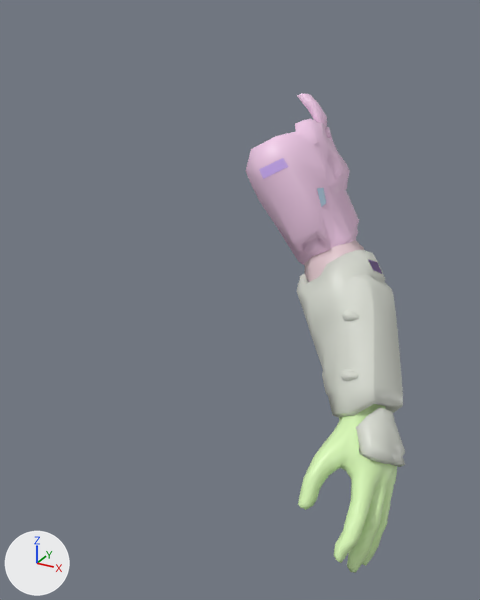
Renders of the FBX model models/spartans/spartanhands/Spartan_Left_Arm.fbx from each side of a commit.
One viewpoint serves both versions: a 50 mm lens placed at (26.5, -36.7, 4.8), pointed at (8.8, -4.5, -11.3). The axes (+X, +Y, +Z) are drawn at lower left. The lights are the same throughout. Vertices at the same position are counted once.

In view in the first picture: 'arms'.
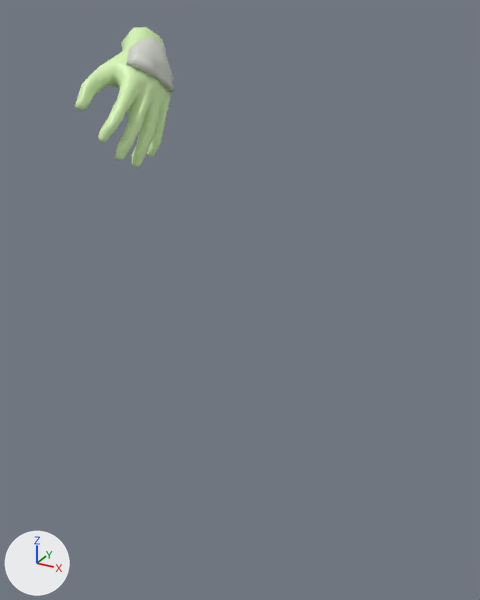
What changed in the scene script:
```text
Change me_body_male:
    used by ob_arms; location = (0.0, 0.0, 0.0)
    remove me_body_male.from_pydata(...)  # 1182 vertices, 2249 faces; spans x 7.4..20.1, y -12.3..4.6, z -22.5..0.1
    remove me_body_male.materials.append(mat_spartan_armor)  # white #f3cdeb
    remove me_body_male.materials.append(mat_spartan_rubber_suit)  # light grey #e1c7cd
    remove me_body_male.materials.append(mat_unsc_decals)  # purple #d3b2fa
    remove me_body_male.materials.append(mat_spartan_shield_display)  # blue #b1cbe2
    add me_body_male.from_pydata(...)  # 596 vertices, 1175 faces; spans x 15.6..20.1, y -12.3..-3.9, z -22.5..-14.4
    me_body_male part 1: 10 loose pieces with 586 vertices, spanning x 7.4..19.2, y -7.2..4.6, z -17.2..0.1, are deleted
Change ob_arms:
    ob_arms.location: (0.0, 0.0, 0.0) -> (-19.0, 7.0, 18.0)
```

What differs and where, as boxes (x1, y1, x2, y2) in the pictures (480 x 600 px):
'arms', reshaped, moved (37% narrower, 70% shorter): before (246, 94, 405, 573); after (75, 27, 175, 168)
part 1 of me_body_male, deleted: before (246, 94, 403, 417)
